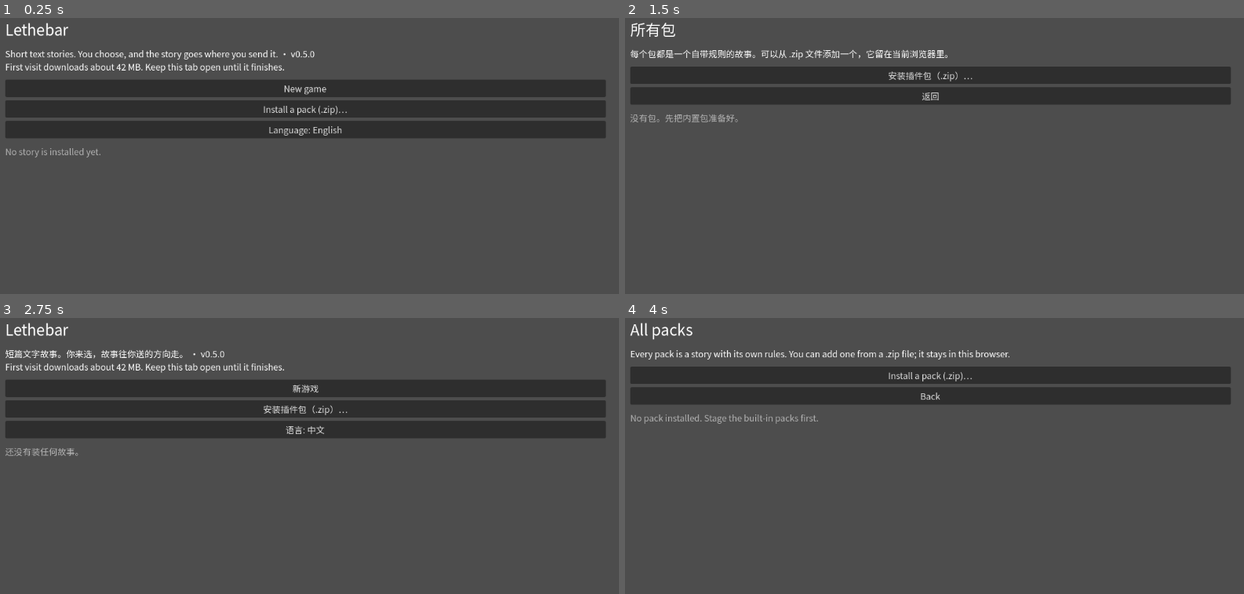
Above: before the commit, frames 1-4 (two rows, left to right).
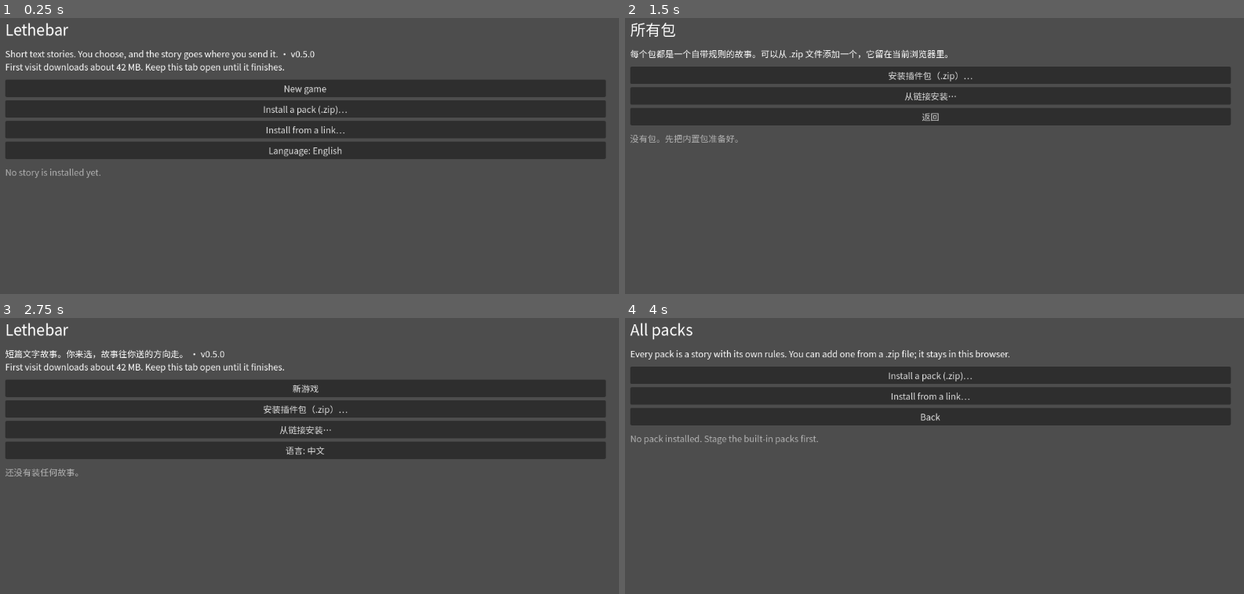
Above: after the commit, the same moments.

Repository: liberalluz/lethebar
Game: Godot game, scene res://render/main.tscn
The game is run twice, just before and just after one commit, with the same random seed, the same clock (stepped at 60 frames per second) and the same inputs.
Inputs:
- Up to frame 1 (0.25 s): no input
- Up to frame 2 (1.5 s): click "Language: English" at 0.5 s; click "新游戏" at 1.25 s
- Up to frame 3 (2.75 s): click "返回" at 2 s
- Up to frame 4 (4 s): click "语言: 中文" at 2.75 s; click "New game" at 3.5 s

The runs differ from the first frame. In frame 1, 6.3% of the frame differs, in the area x 0-98%, y 39-58%; in frame 2, 6.4%; in frame 3, 6.3%; in frame 4, 6.5%, in the area x 0-98%, y 26-46%.

Commit message:
feat(app): let a player install a story from a link
Why: import_url has been in PackageLoader since the release tool landed and
had no caller, so the only way to add a story was the file input the exporter
injects. With the third story gone, that input is the single way a player gets
anything that did not ship, and it cannot be used on a phone that has a link
rather than a file. This gives the render layer the socket the core refuses to
own and reports the three outcomes a player can meet.

Batch: B60

Diff:
--- /dev/null
+++ b/app/render/downloader.gd
@@ -0,0 +1,39 @@
+class_name Downloader
+extends RefCounted
+
+## The render layer's only socket.
+##
+## `TC-OFF-003` holds that no runtime source under `res://core` or
+## `res://protocols` opens a network path, so `PackageLoader.import_url` takes
+## bytes and a digest and never a URL it can dial itself. This file is the other
+## half of that arrangement: it fetches the bytes and hands them over, and it
+## keeps the one place where a timeout and a status code are decided.
+##
+## The fetch is a coroutine on purpose. `HTTPRequest` reports completion through
+## a signal, and `import_url` runs the fetch synchronously through a `Callable`,
+## so the coroutine is awaited here and the caller receives a `PackedByteArray`
+## or an empty one. An empty answer is what `V-01` describes: `import_url` says
+## `could not download the package from <url>` and the screen shows that.
+
+const TIMEOUT_MS := 15000
+
+
+static func fetch(host: Node, url: String) -> PackedByteArray:
+	## Fetches a package from `url`, or returns empty bytes when the request did
+	## not finish, did not answer 200, or returned nothing. Errors are flattened
+	## to "no bytes" because `import_url` already has a message for that case and
+	## a second vocabulary would give the player two shapes of the same failure.
+	var request := HTTPRequest.new()
+	request.timeout = TIMEOUT_MS
+	host.add_child(request)
+	if request.request(url) != OK:
+		request.queue_free()
+		return PackedByteArray()
+	var answer: Array = await request.request_completed
+	request.queue_free()
+	var result_code := int(answer[0])
+	var status := int(answer[1])
+	var body: PackedByteArray = answer[3]
+	if result_code != HTTPRequest.RESULT_SUCCESS or status != 200:
+		return PackedByteArray()
+	return body
--- a/app/render/shell.gd
+++ b/app/render/shell.gd
@@ -150,6 +150,7 @@
 		# state rather than a dead end.
 		_status.text = Locale.text("ui.no_pack_yet")
 		_options.add_child(_button(Locale.text("ui.install"), request_install))
+	_options.add_child(_button(Locale.text("ui.install_link"), request_link_install))
 	# The interface is translated, so the player needs a way to say "not my
 	# language" without changing the browser.
 	_options.add_child(_button(_language_label(), toggle_language))
@@ -289,6 +290,7 @@
 			_options.add_child(note)
 		_options.add_child(row)
 	_options.add_child(_button(Locale.text("ui.install"), request_install))
+	_options.add_child(_button(Locale.text("ui.install_link"), request_link_install))
 	_options.add_child(_button(Locale.text("ui.back"), show_landing))
 	_announce()
 	return screen
@@ -554,13 +556,38 @@
 func try_import(bytes: PackedByteArray) -> Dictionary:
 	## Shared by the import button and by tests: a rejected package reports its
 	## code on screen and leaves the installed packs untouched (V-01…V-09).
-	var result := loader.import_bytes(bytes, _context())
+	return _after_install(loader.import_bytes(bytes, _context()))
+
+
+func install_from_url(url: String, expected_sha256: String, fetch: Callable) -> Dictionary:
+	## A package that arrives over the wire. `PackageLoader.import_url` hashes
+	## the bytes before anything is written, so a truncated download or a wrong
+	## digest stops here with V-01 or V-43 and this screen shows the refusal the
+	## same way it shows a malformed file.
+	if url.strip_edges().is_empty() or expected_sha256.strip_edges().is_empty():
+		open_notice("V-43", Locale.text("ui.link_refused"))
+		return current_view()
+	return _after_install(loader.import_url(url, expected_sha256, _context(), fetch))
+
+
+func _after_install(result: Dictionary) -> Dictionary:
+	## One epilogue for every way a package can arrive. A refusal is a screen,
+	## not an exception: the code and the message are what the player reads.
 	if String(result.get("status", "")) != "installed":
-		open_notice(String(result.get("code", "V-01")), String(result.get("message", "")))
-		return current_view()
+		var code := String(result.get("code", "V-01"))
+		var message := String(result.get("message", ""))
+		open_notice(code, message)
+		# The view is what the screen shows; the code and the message are what a
+		# caller needs in order to say what happened without reading pixels.
+		var refused := current_view()
+		refused["code"] = code
+		refused["message"] = message
+		refused["install"] = "refused"
+		return refused
 	var record: Dictionary = result["entry"]
 	var plugin_id := String(record.get("id", ""))
-	if not builtin_ids.has(plugin_id):
+	var already := builtin_ids.has(plugin_id)
+	if not already:
 		builtin_ids.append(plugin_id)
 	packages.persist(record)
 	saves.mark_writing()
@@ -568,7 +595,9 @@
 	entry = record
 	session = Session.create(entry, {"start_counter": 1, "locale": Locale.current()})
 	session.start()
-	return enter_session()
+	var view := enter_session()
+	view["install"] = "already" if already else "installed"
+	return view
 
 
 # --- installing a pack ------------------------------------------------------
@@ -593,6 +622,27 @@
 	_picker.canceled.connect(_on_picker_closed)
 	add_child(_picker)
 	_picker.popup_centered_ratio(0.6)
+
+
+func request_link_install() -> void:
+	## A browser has no file system and no dialog of its own, so the address and
+	## the digest are asked for with two prompts. The digest is not optional:
+	## without it `import_url` would compare against nothing and the screen would
+	## claim a file it never checked.
+	if not OS.has_feature("web"):
+		open_notice("V-43", Locale.text("ui.link_refused"))
+		return
+	var url := String(JavaScriptBridge.eval(
+		"window.prompt(%s) || ''" % JSON.stringify(Locale.text("ui.link_ask")), true
+	)).strip_edges()
+	if url.is_empty():
+		return
+	var digest := String(JavaScriptBridge.eval(
+		"window.prompt(%s) || ''" % JSON.stringify(Locale.text("ui.link_digest")), true
+	)).strip_edges()
+	var fetch := func(address: String) -> PackedByteArray:
+		return await Downloader.fetch(self, address)
+	install_from_url(url, digest, fetch)
 
 
 func _on_picker_closed() -> void:
@@ -990,6 +1040,7 @@
 	for row in worlds():
 		_options.add_child(_button(String(row["title"]), open_world.bind(String(row["id"]))))
 	_options.add_child(_button(Locale.text("ui.install"), request_install))
+	_options.add_child(_button(Locale.text("ui.install_link"), request_link_install))
 	_options.add_child(_button(Locale.text("ui.back"), show_landing))
 	_announce()
 	return screen
--- a/app/tests/run_tests.gd
+++ b/app/tests/run_tests.gd
@@ -51,6 +51,7 @@
 	_case_landing_without_saves()
 	_case_shell_refusal()
 	_case_import_control()
+	_case_install_url()
 	_case_font_coverage()
 	_case_slot_layout()
 	_case_version()
@@ -1130,6 +1131,78 @@
 		"TC-PKG-001: an installed pack survives a refused file",
 		shell.builtin_ids.has("imported-pack") and shell.builtin_ids.has("sanguo"),
 		str(shell.builtin_ids),
+	)
+
+
+func _case_install_url() -> void:
+	if not _stories_staged(1):
+		_skip("TC-INSTALL-001", "no story is staged")
+		return
+	# A package that arrives over the wire. The bytes are handed in through a
+	# fake fetcher, which is exactly the contract `import_url` has: it never
+	# dials a URL, it hashes what it was given. Three outcomes are asserted
+	# because the screen has three, and the digest is what separates them.
+	_section("TC-INSTALL-001 a package from a link is checked before it installs")
+	var bytes := _package("link-fixture", {"id": "linked-pack", "name": "Linked Pack"})
+	var digest := PackageLoader.digest_of(bytes)
+	var shell := _shell()
+	shell.open_plugins()
+	_check(
+		"TC-INSTALL-001: the pack list offers a link install",
+		shell.visible_text().contains("Install from a link"),
+		shell.visible_text(),
+	)
+
+	var empty := shell.install_from_url(
+		"https://example.invalid/gone.zip",
+		digest,
+		func(_url: String) -> PackedByteArray: return PackedByteArray(),
+	)
+	_check(
+		"TC-INSTALL-001: an empty download is refused with V-01 and the address",
+		String(empty.get("code", "")) == "V-01" and String(empty.get("message", "")).contains("gone.zip"),
+		"%s / %s" % [String(empty.get("code", "")), String(empty.get("message", ""))],
+	)
+
+	var wrong := shell.install_from_url(
+		"https://example.invalid/pack.zip",
+		"0".repeat(64),
+		func(_url: String) -> PackedByteArray: return bytes,
+	)
+	_check(
+		"TC-INSTALL-001: a wrong digest is refused with both digests named",
+		String(wrong.get("code", "")) == "V-43"
+			and String(wrong.get("message", "")).contains(digest)
+			and String(wrong.get("message", "")).contains("0".repeat(8)),
+		String(wrong.get("message", "")),
+	)
+	_check(
+		"TC-INSTALL-001: a refused link install changes no installed pack",
+		not shell.builtin_ids.has("linked-pack"),
+		str(shell.builtin_ids),
+	)
+
+	shell.open_plugins()
+	var accepted := shell.install_from_url(
+		"https://example.invalid/pack.zip",
+		digest.to_upper(),
+		func(_url: String) -> PackedByteArray: return bytes,
+	)
+	_check("TC-INSTALL-001: a matching digest installs the pack", shell.builtin_ids.has("linked-pack"), str(shell.builtin_ids))
+	_check("TC-INSTALL-001: installing starts the pack", shell.screen_name() == "session")
+	_check("TC-INSTALL-001: the install reports itself as fresh", String(accepted.get("install", "")) == "installed", str(accepted.get("install")))
+	shell.open_plugins()
+	var again := shell.install_from_url(
+		"https://example.invalid/pack.zip",
+		digest,
+		func(_url: String) -> PackedByteArray: return bytes,
+	)
+	_check("TC-INSTALL-001: a second install of the same id says so", String(again.get("install", "")) == "already", str(again.get("install")))
+	var blank := shell.install_from_url("https://example.invalid/pack.zip", "", func(_url: String) -> PackedByteArray: return bytes)
+	_check(
+		"TC-INSTALL-001: a link install without a digest is refused",
+		String(blank.get("code", "")) == "V-43",
+		String(blank.get("code", "")),
 	)
 
 
Not shown, changed: app/i18n/en.tsv
Not shown, changed: app/i18n/zh_CN.tsv
Not shown, added: changelog.d/B60-install-entry.md
Not shown, changed: docs/specs/controlled/SDD.md
Not shown, changed: docs/specs/controlled/SRS.md
Not shown, changed: docs/specs/controlled/SRS.zh-CN.md
Not shown, changed: docs/specs/controlled/STD.md
Not shown, changed: docs/specs/controlled/STD.zh-CN.md
Not shown, changed: docs/specs/controlled/STP.md
Not shown, changed: docs/specs/controlled/STP.zh-CN.md
